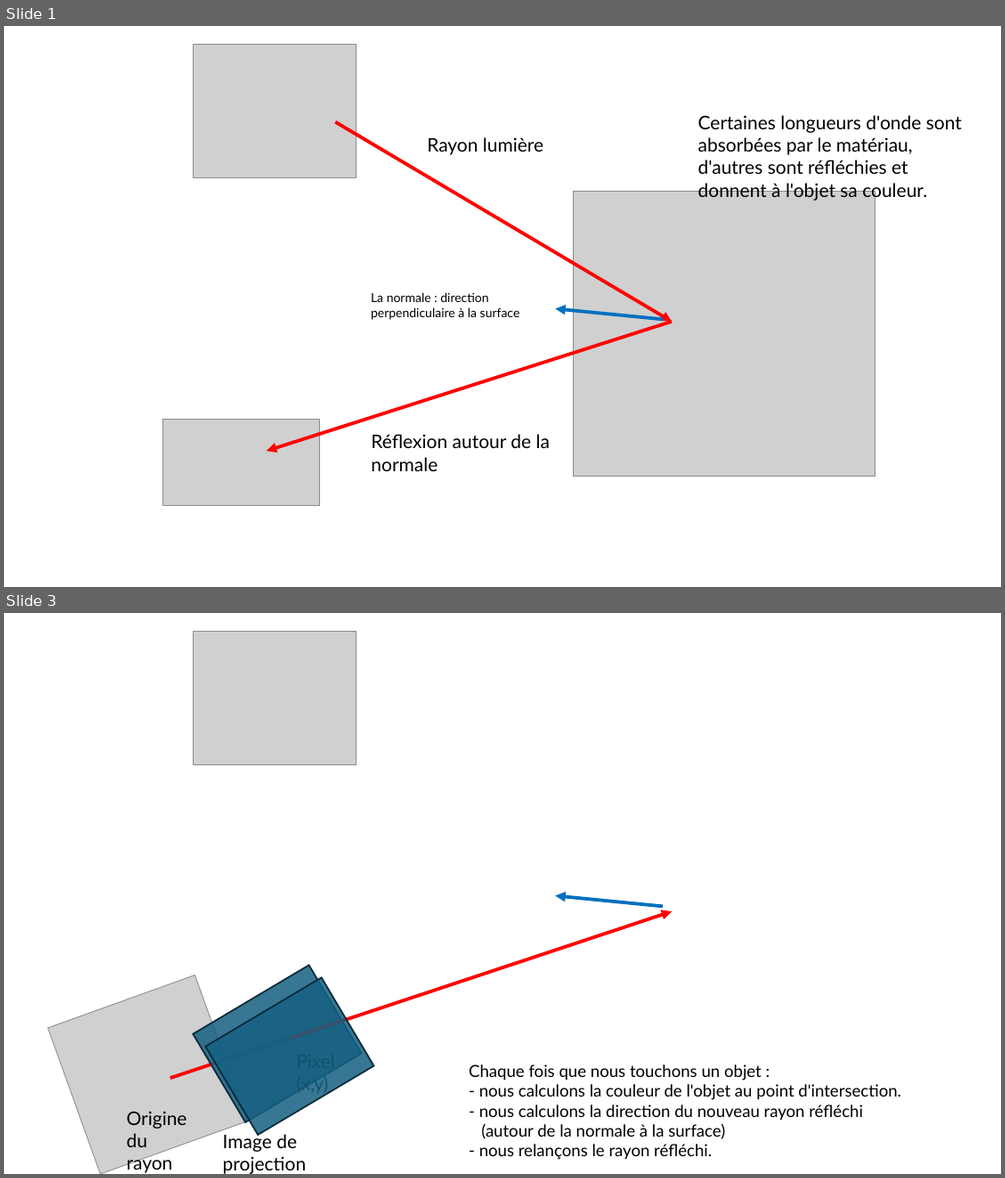
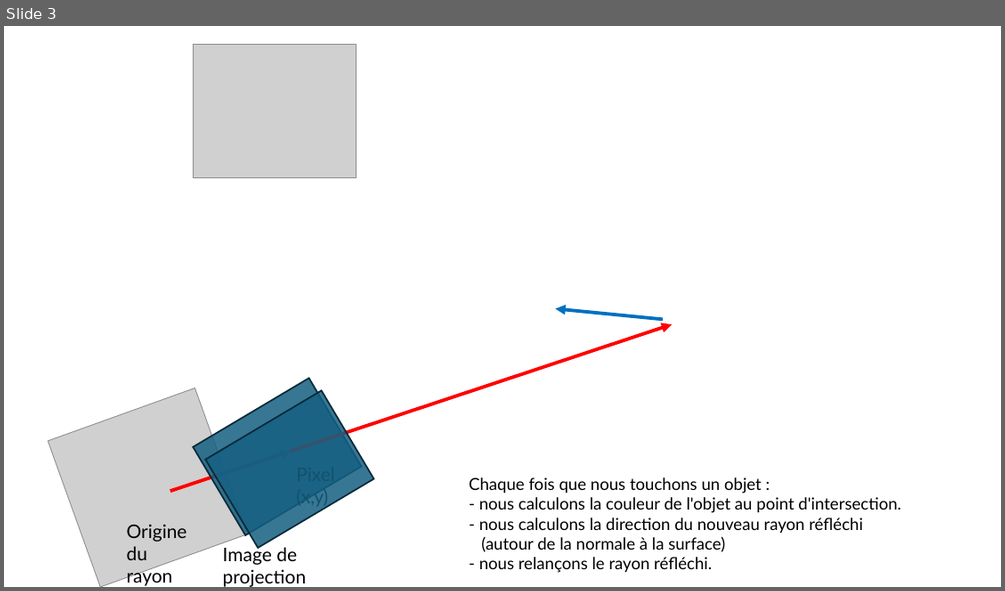
Before and after one commit to glassworks/course-raytracer-en, a slide deck: src/diagrams.pptx. Shown one above the other, each under a label of ours: slides 1 and 3 before the commit, slide 3 after it; the slides between them are not shown. The pictures are 1005x1178 and 1005x591 pixels, drawn with LibreOffice and Linux fonts; fonts in the diff are those of the drawing; grey boxes stand for pictures. Boxes give left, top, right and bottom in pixels: in the first picture for what was removed or moved away, otherwise in the second. Text is boxed around its words. In the diff, an @@ line names an element or a change of style, - is before the commit and + after.

```diff
--- a/src/diagrams.pptx
+++ b/src/diagrams.pptx
@@ slide 1 removed at box(4, 26, 1001, 587), background #FFFFFF @@
@@ picture removed at box(194, 44, 356, 177) @@
@@ arrow removed from (335, 122) to (672, 321) @@
@@ text removed at box(698, 115, 962, 200) @@
-Certaines longueurs d'onde sont absorbées par le matériau, d'autres sont réfléchies et donnent à l'objet sa couleur.
@@ text removed at box(427, 137, 543, 155) @@
-Rayon lumière
@@ picture removed at box(573, 191, 875, 475) @@
@@ text removed at box(371, 292, 520, 320) @@
-La normale : direction
-perpendiculaire à la surface
@@ arrow removed from (663, 319) to (555, 309) @@
@@ arrow removed from (672, 321) to (267, 451) @@
@@ picture removed at box(163, 419, 320, 506) @@
@@ text removed at box(371, 434, 550, 471) @@
-Réflexion autour de la normale
```
Also in this commit, not shown: 15 slides changed, 1 slide added, 27 other files.
